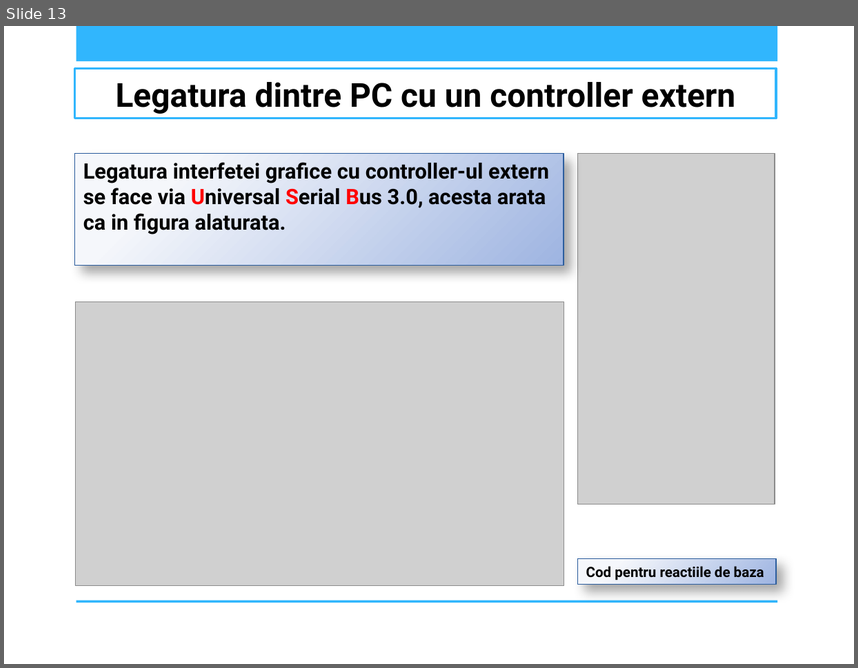
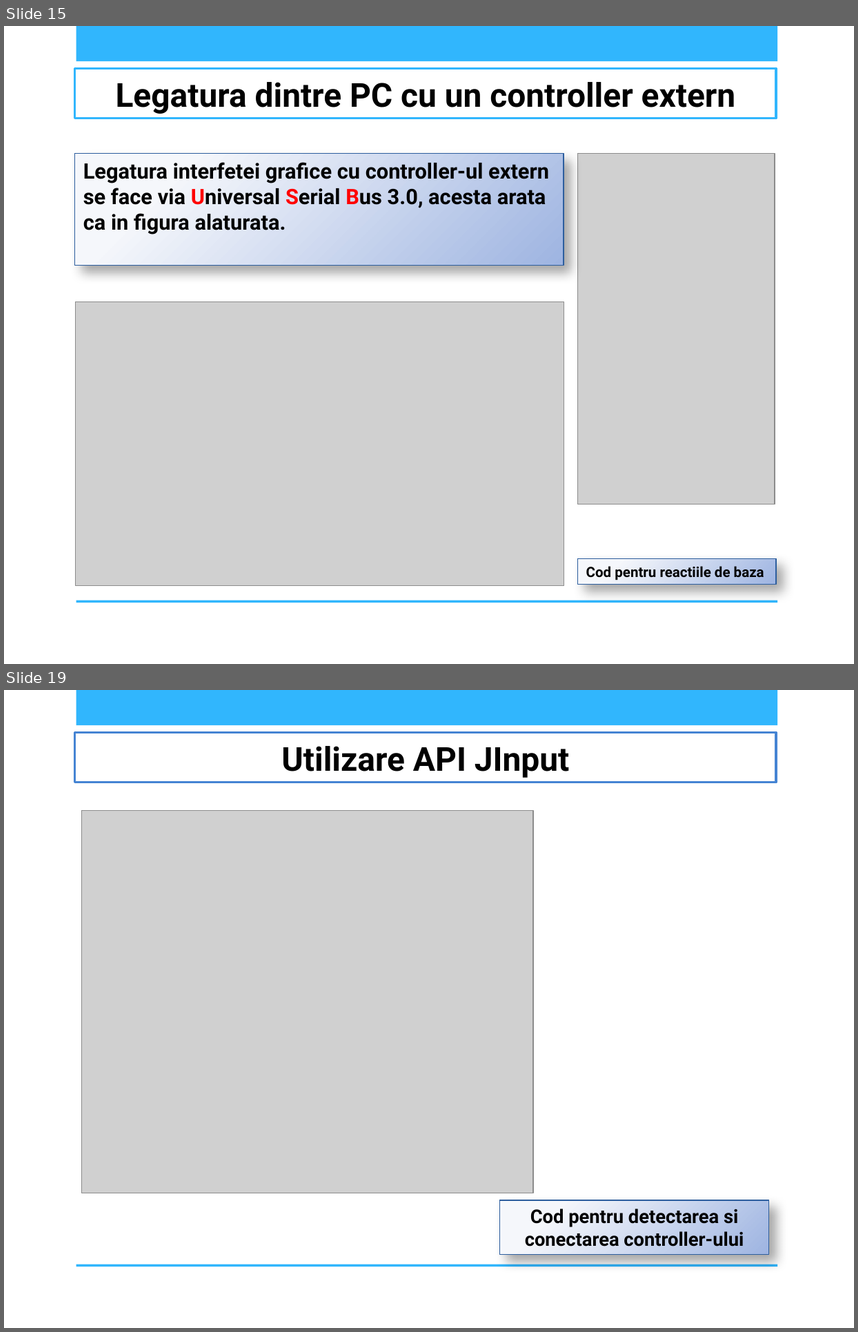
Before and after one commit to AndreeaDraghici/Bubble-Shooter-Game, a slide deck: docs/IOC_PrezentareBubbleShooter_DraghiciCiontu_CR4S1A.pptx. Shown one above the other, each under a label of ours: slide 13 before the commit, slides 15 and 19 after it; the slides between them are not shown. The pictures are 858x668 and 858x1332 pixels, drawn with LibreOffice and Linux fonts; fonts in the diff are those of the drawing; grey boxes stand for pictures; background and template pictures are left out. Boxes give left, top, right and bottom in pixels: in the first picture for what was removed or moved away, otherwise in the second. Text is boxed around its words. In the diff, an @@ line names an element or a change of style, - is before the commit and + after.

Commit message:
feat: integrate jinput lib to detect and connect to joystick and prepare the final doc delivery

```diff
--- a/docs/IOC_PrezentareBubbleShooter_DraghiciCiontu_CR4S1A.pptx
+++ b/docs/IOC_PrezentareBubbleShooter_DraghiciCiontu_CR4S1A.pptx
@@ slide 19 added at <box>4,690,854,1328</box>, background picture (left out); not listed: 2 template elements that a slide beside it also shows @@
@@ title added at <box>74,733,776,782</box>, fill #FFFFFF, outline #4584D3 2 pt, 28 pt, text #000000, bold @@
+Utilizare API JInput
@@ picture added at <box>82,811,534,1193</box> @@
@@ rectangle added at <box>499,1200,769,1254</box>, fill gradient #F5F7FB to #9EB5E1, outline #2D5F9F 0.75 pt, 16 pt, text #000000, bold @@
+Cod pentru detectarea si conectarea controller-ului
@@ what was slide 13 is now slide 15 @@
```
Also in this commit, not shown: 5 other slides added, 13 other files.
